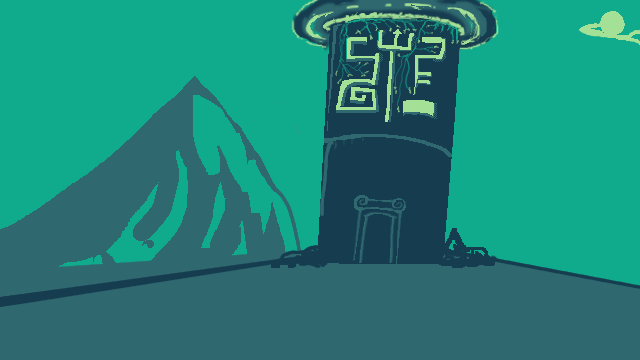
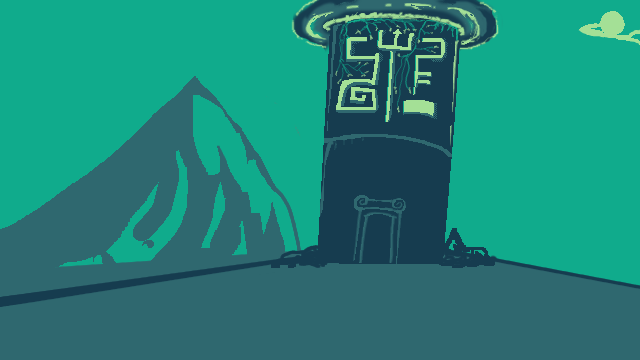
Before/after of a 640 x 360 layered artwork. What changed in the layer stack:
painted on "Layer #2" over (312, 14, 473, 216)
